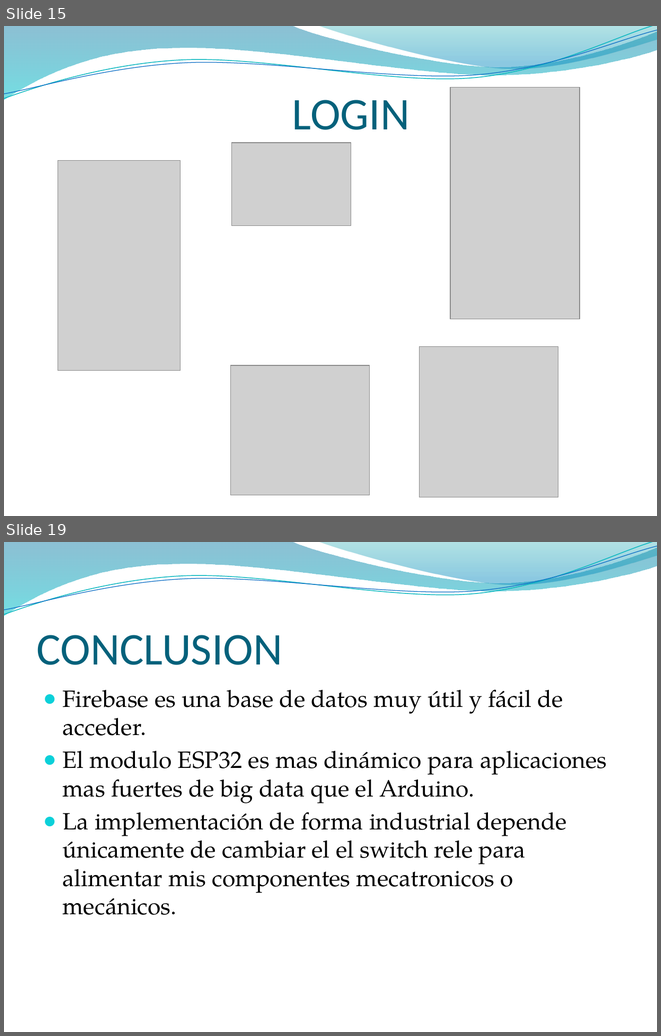
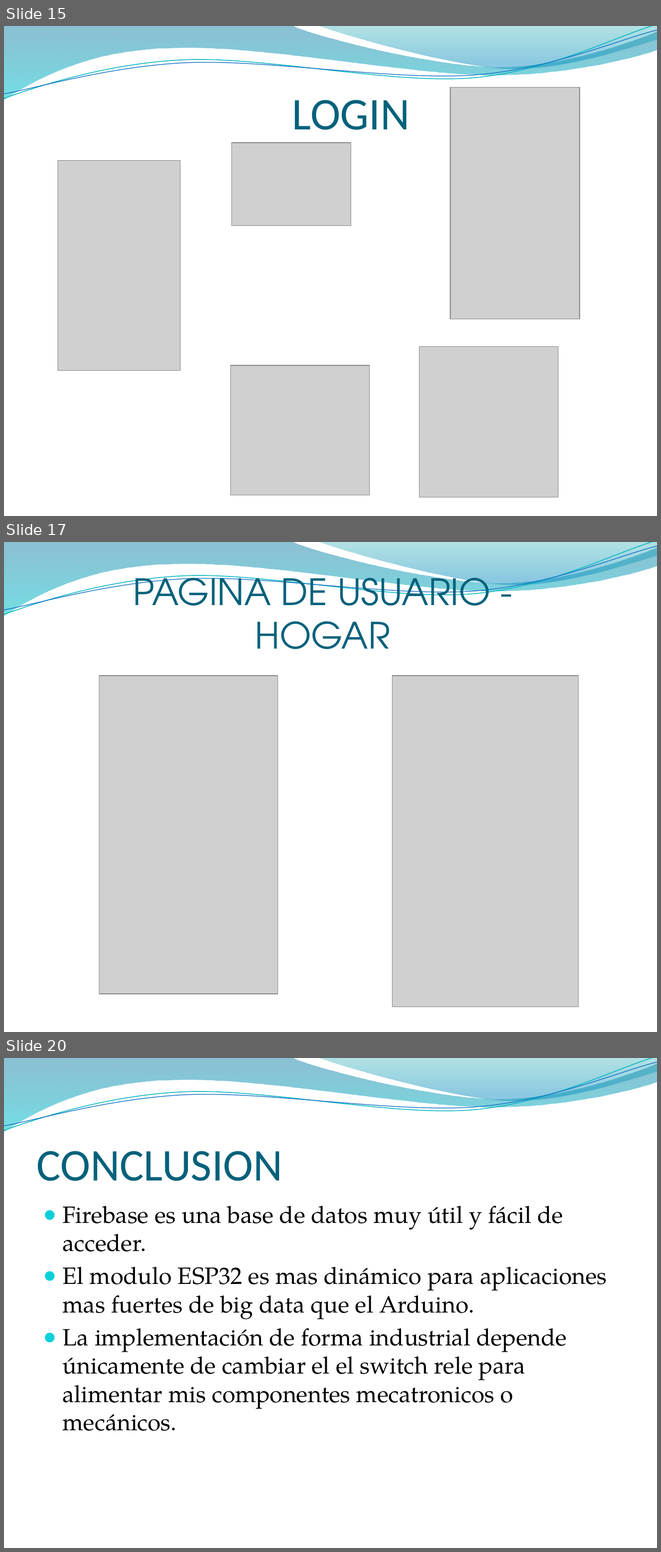
Before and after one commit to aante17/Domotic_Project, a slide deck: DiapositivasPST_Hometic.pptx. Shown one above the other, each under a label of ours: slides 15 and 19 before the commit, slides 15, 17 and 20 after it; the slides between them are not shown. The pictures are 661x1036 and 661x1552 pixels, drawn with LibreOffice and Linux fonts; fonts in the diff are those of the drawing; grey boxes stand for pictures; background and template pictures are left out. Boxes give left, top, right and bottom in pixels: in the first picture for what was removed or moved away, otherwise in the second. Text is boxed around its words. In the diff, an @@ line names an element or a change of style, - is before the commit and + after.

```diff
--- a/DiapositivasPST_Hometic.pptx
+++ b/DiapositivasPST_Hometic.pptx
@@ slide 17 added at [4,542,657,1032], background picture (left out); not listed: 4 template elements that a slide beside it also shows @@
@@ text added at [133,567,491,649], 40 pt, text #04617B @@
+PAGINA DE USUARIO - HOGAR
@@ picture added at [99,676,278,994] @@
@@ picture added at [392,676,578,1007] @@
@@ what was slide 19 is now slide 20 @@
```
Also in this commit, not shown: 1 slide changed, 2 other slides added, 2 slides removed.
